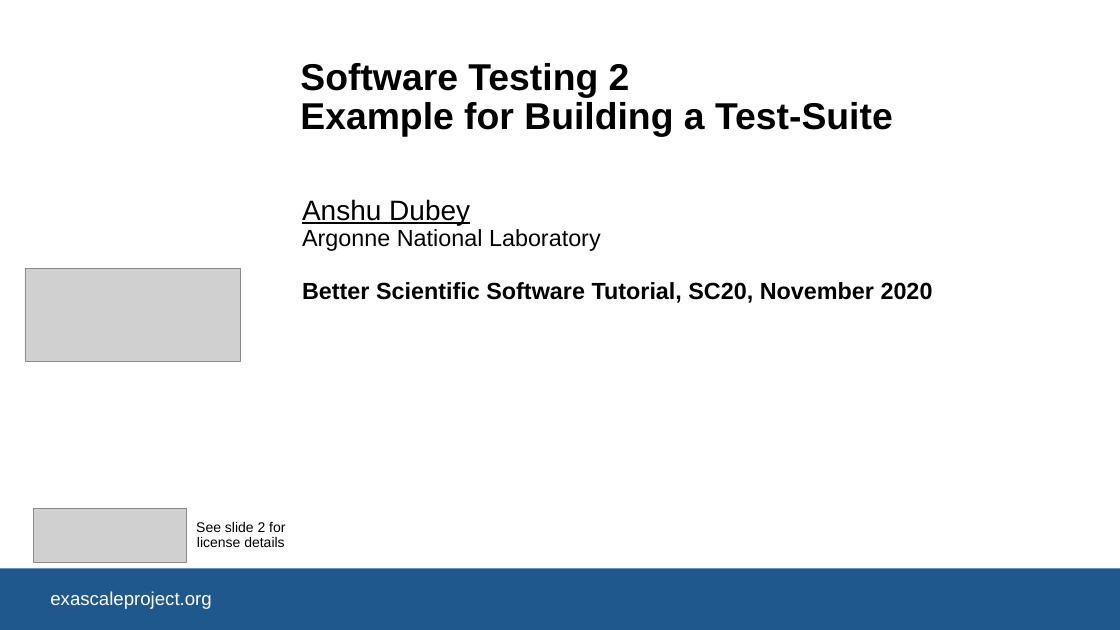
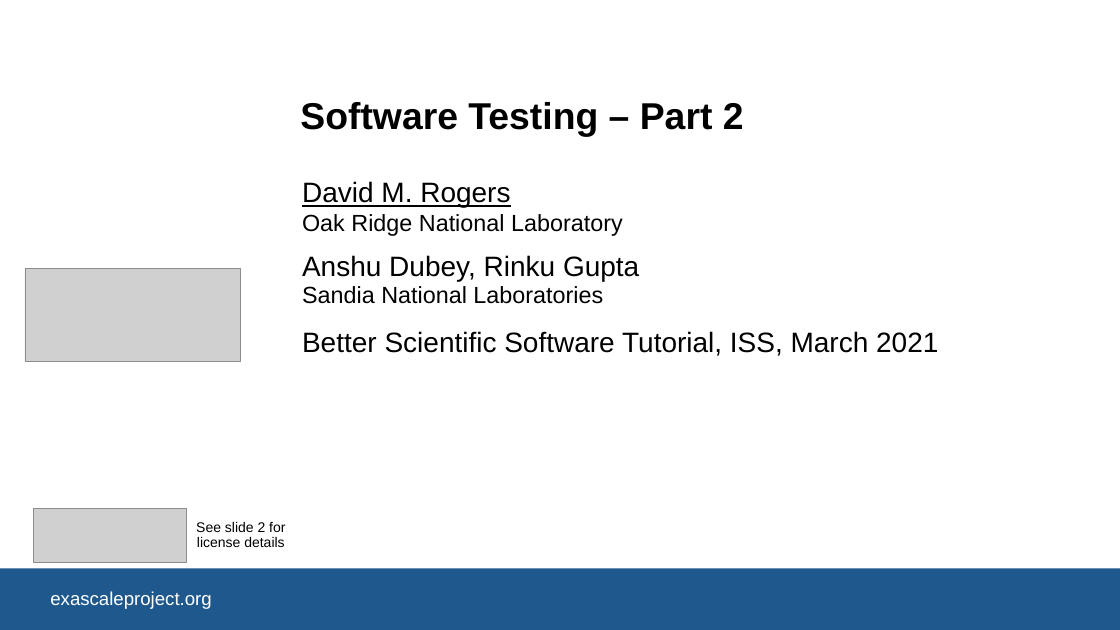
Before and after one commit to bssw-tutorial/presentations, a slide deck: slide 1 of testing2.pptx. Drawn at 1120x630 pixels with LibreOffice and Linux fonts; fonts in the diff are those of the drawing; grey boxes stand for pictures; background and template pictures are left out. Boxes give left, top, right and bottom in pixels: in the first picture for what was removed or moved away, otherwise in the second. Text is boxed around its words. In the diff, an @@ line names an element or a change of style, - is before the commit and + after.

Commit message:
Use the ISS testing presentations as the starting point for ISC.

```diff
--- a/testing2.pptx
+++ b/testing2.pptx
@@ title at (x1=300, y1=102, x2=744, y2=136): text changed @@
-Software Testing 2
-Example for Building a Test-Suite
+Software Testing – Part 2
@@ subtitle at (x1=302, y1=181, x2=938, y2=356): text changed; size 20 to 24 pt; bold off @@
-Anshu Dubey
-Argonne National Laboratory
-Better Scientific Software Tutorial, SC20, November 2020
+David M. Rogers
+Oak Ridge National Laboratory
+Anshu Dubey, Rinku Gupta
+Sandia National Laboratories
+Better Scientific Software Tutorial, ISS, March 2021
```
Also in this commit, not shown: 7 other slides changed, 6 slides added.
